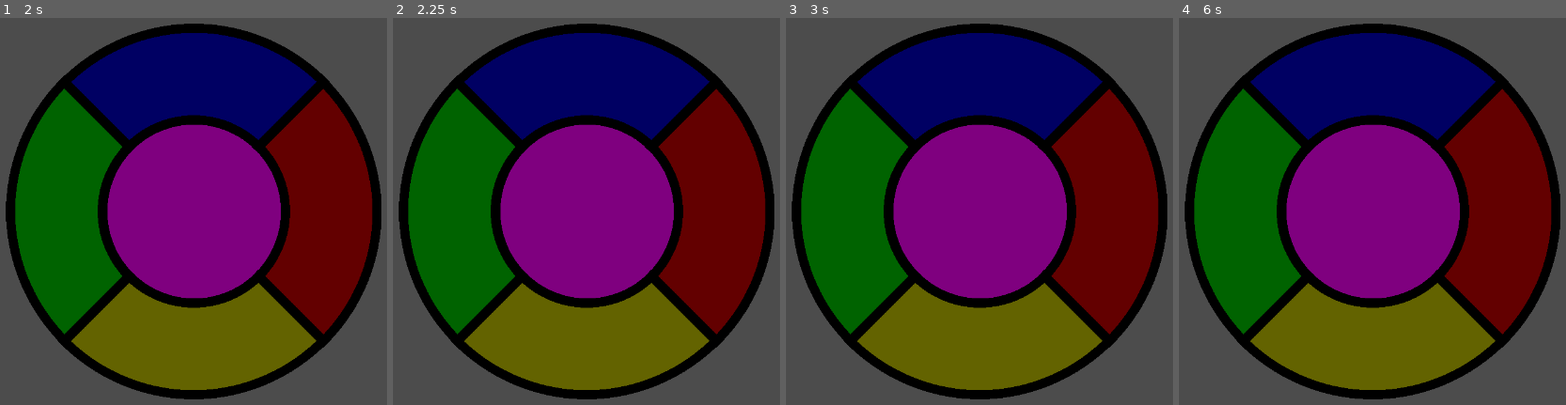
Above: before the commit, frames 1-4 (left to right).
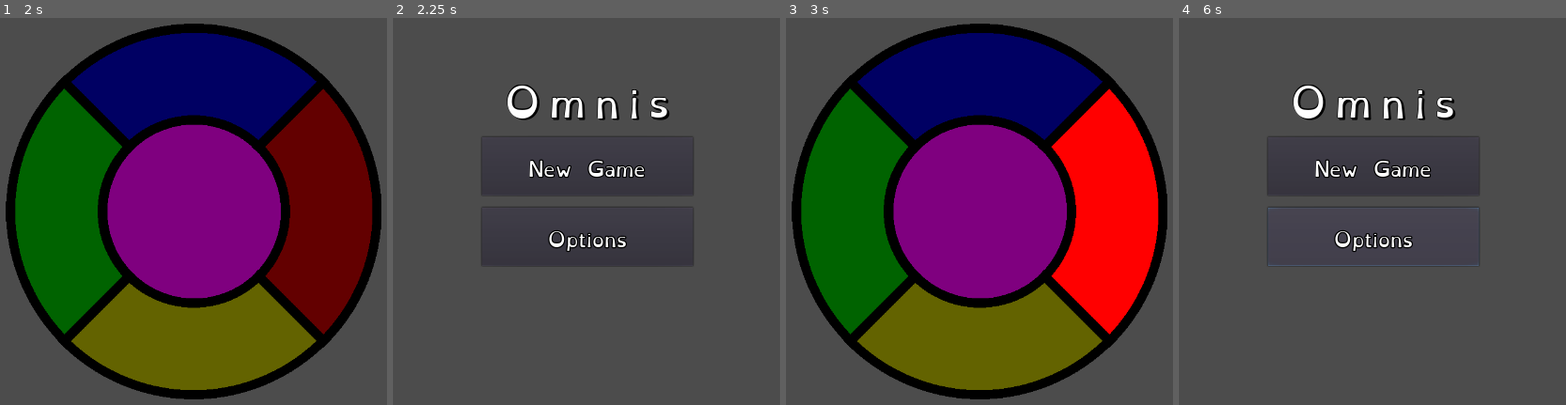
Above: after the commit, the same moments.

Repository: n-c0de-r/Omnis
Game: Godot game, scene res://scenes/TitleScreen.tscn
Same seed, same stepped clock (60 frames per second), same inputs: the game is played once before the commit and once after it.
Inputs (mouse positions are in pixels of both pictures, inside the frame that each line leads up to):
- Up to frame 1 (2 s): click "New Game" at 0.5 s; click (193, 211) at 1.25 s
- Up to frame 2 (2.25 s): click (586, 87) at 2 s
- Up to frame 3 (3 s): click (979, 165) at 2.75 s, where only the run after the commit has a clickable "New Game"
- Up to frame 4 (6 s): click (1496, 211) at 3.5 s; click (1372, 335) at 4.25 s; click (1248, 211) at 5.02 s; click (1372, 238) at 5.75 s, where only the run after the commit has a clickable "Options"

Frame 1 is identical in both runs. In frame 2, 74% of the frame differs, in the area x 1-99%, y 1-99%; in frame 3, 11%; in frame 4, 74%.

Commit message:
Some more comments, added test code
Added some explanation on what the still "defective" function is expected to do, but doesn't.

Also deactivated parts of the "getNextColor" so it doesn't change the order.
Filled the moveList array with preset values, to test the delay faster.

note: does godot have unit testing?

Diff:
--- a/scripts/GameScreen.gd
+++ b/scripts/GameScreen.gd
@@ -54,12 +54,14 @@
 
 
 
+
 func compareChoices(choice):
 	if(choice == moveList[checkPoint]):
 		checkPoint += 1
 	else:
 		print("Wrong move. Game Over!")
 		isGameOver = true
+		get_tree().change_scene("res://scenes/TitleScreen.tscn")
 
 
 # Generates a new color to guess
@@ -77,7 +79,7 @@
 
 	for c in moveList:
 		s = btnNames.keys()[c]
-		simulatePress(c, s)
+		simulatePress(s)
 		list += " " + s
 
 	print(list)
@@ -93,17 +95,27 @@
 
 
 # Simulates a button press visually to the player
-func simulatePress(c: int, s: String):
+func simulatePress(s: String):
 	var b: bool = true
 	var btn: TextureButton
 
 	btn = get_node("TxtBtn_%s" % s)
+
+	# Simulate mouse down on the button by changing
+	# it's state. Texture takes care of the visuals
 	btn.set_toggle_mode(b)
 	btn.set_pressed_no_signal(b)
+
+	# Wait a second
 	yield(get_tree().create_timer(1.0), "timeout")
+
+	# Simulate mouse released on the button just visually
 	btn.set_pressed_no_signal(!b)
 	btn.set_toggle_mode(!b)
 
+	# Doesn't work yet should wait till the next "press"
+	# But it skips to the next loop iteration
+	# yield(get_tree().create_timer(1.0), "timeout")
 
 
 # Signal callbacks
